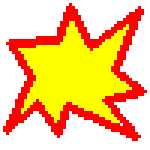
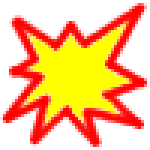
Comparing the layer stacks of the two 150x150 images. Changes:
painted on "PowStar" over (0, 3, 147, 147)
